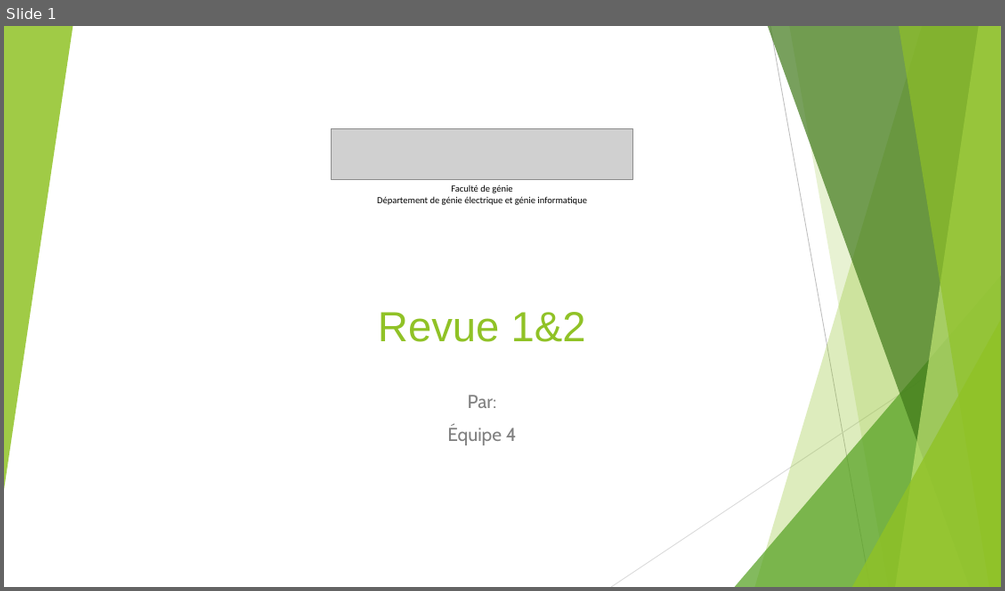
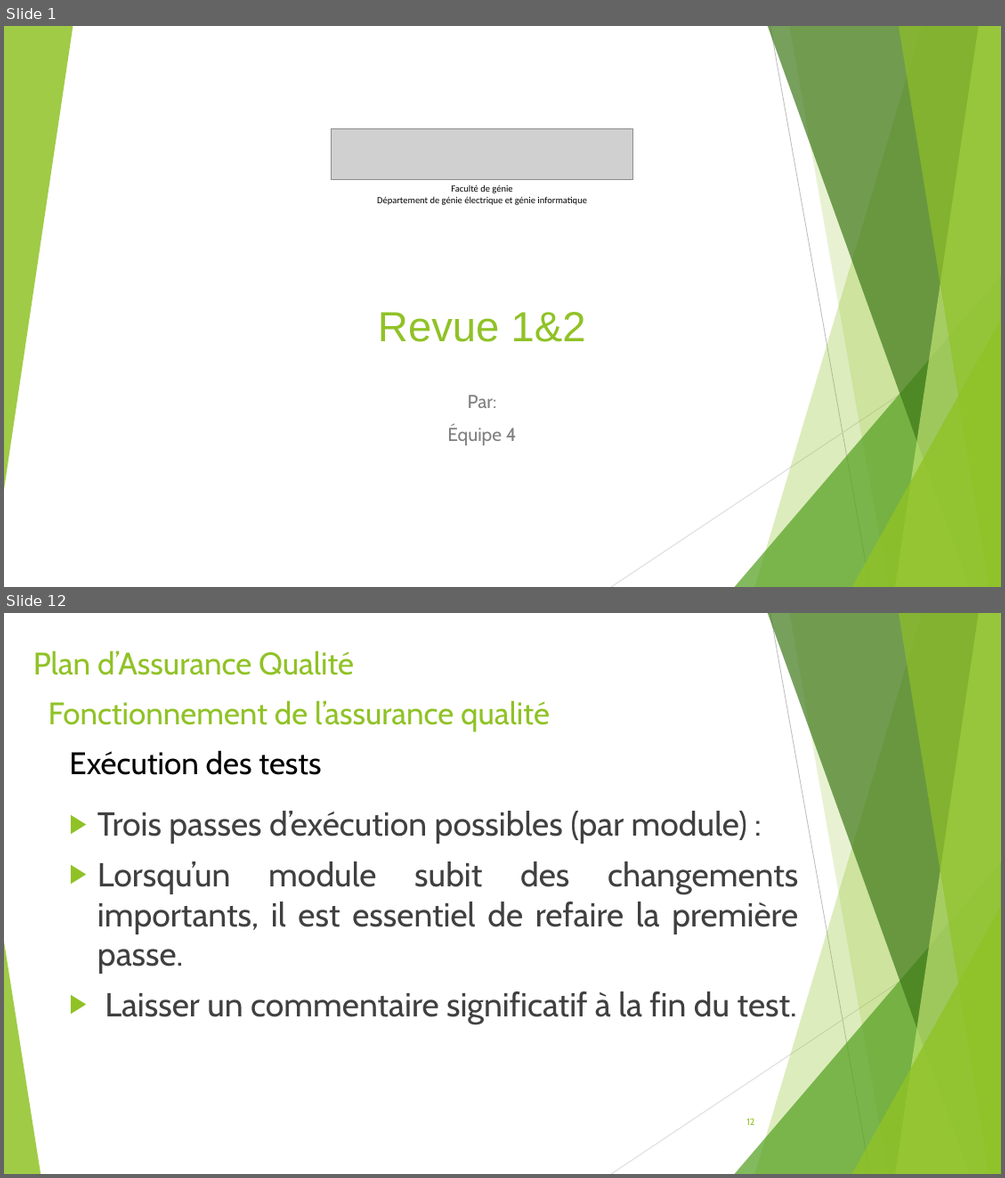
Before and after one commit to gab4321/ProjetS5, a slide deck: Gestion/L1 Présentation.pptx. Shown one above the other, each under a label of ours: slide 1 before the commit, slides 1 and 12 after it; the slides between them are not shown. The pictures are 1005x591 and 1005x1178 pixels, drawn with LibreOffice and Linux fonts; fonts in the diff are those of the drawing; grey boxes stand for pictures. Boxes give left, top, right and bottom in pixels: in the first picture for what was removed or moved away, otherwise in the second. Text is boxed around its words. In the diff, an @@ line names an element or a change of style, - is before the commit and + after.

```diff
--- a/Gestion/L1 Présentation.pptx
+++ b/Gestion/L1 Présentation.pptx
@@ slide 12 added at (x1=4, y1=613, x2=1001, y2=1174), background #FFFFFF; not listed: 9 template elements that a slide beside it also shows @@
@@ title added at (x1=33, y1=650, x2=354, y2=675), 30 pt, text #90C226 @@
+Plan d’Assurance Qualité
@@ text added at (x1=48, y1=700, x2=550, y2=732), 30 pt, text #90C226 @@
+Fonctionnement de l’assurance qualité
@@ text added at (x1=69, y1=750, x2=321, y2=775), 30 pt, text #000000 @@
+Exécution des tests
@@ text added at (x1=97, y1=811, x2=798, y2=1023), 32 pt, text #404040 @@
+▶ Trois passes d’exécution possibles (par module) :
+▶ Lorsqu’un module subit des changements importants, il est essentiel de refaire la première passe.
+▶ Laisser un commentaire significatif à la fin du test.
@@ triangle added at (x1=4, y1=941, x2=40, y2=1174), fill #90C226 at 85% opacity @@
@@ page number added at (x1=746, y1=1118, x2=754, y2=1125), 9 pt, text #90C226 @@
+12
```
Also in this commit, not shown: 10 slides changed, 13 other slides added, 1 slide removed, 1 other file.
